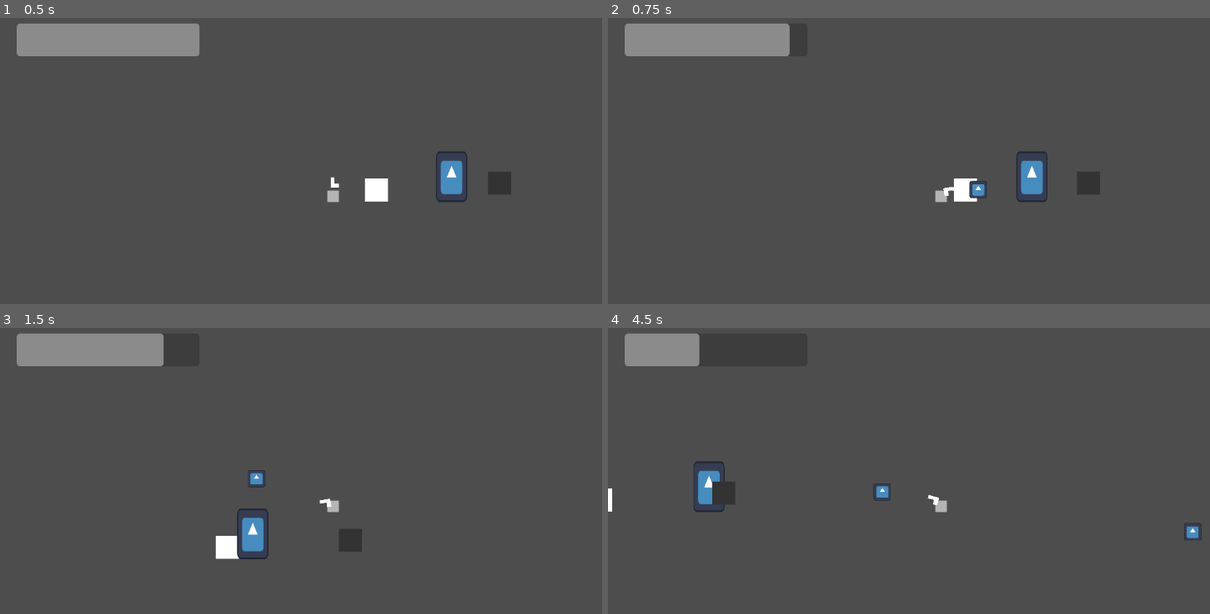
Above: before the commit, frames 1-4 (two rows, left to right).
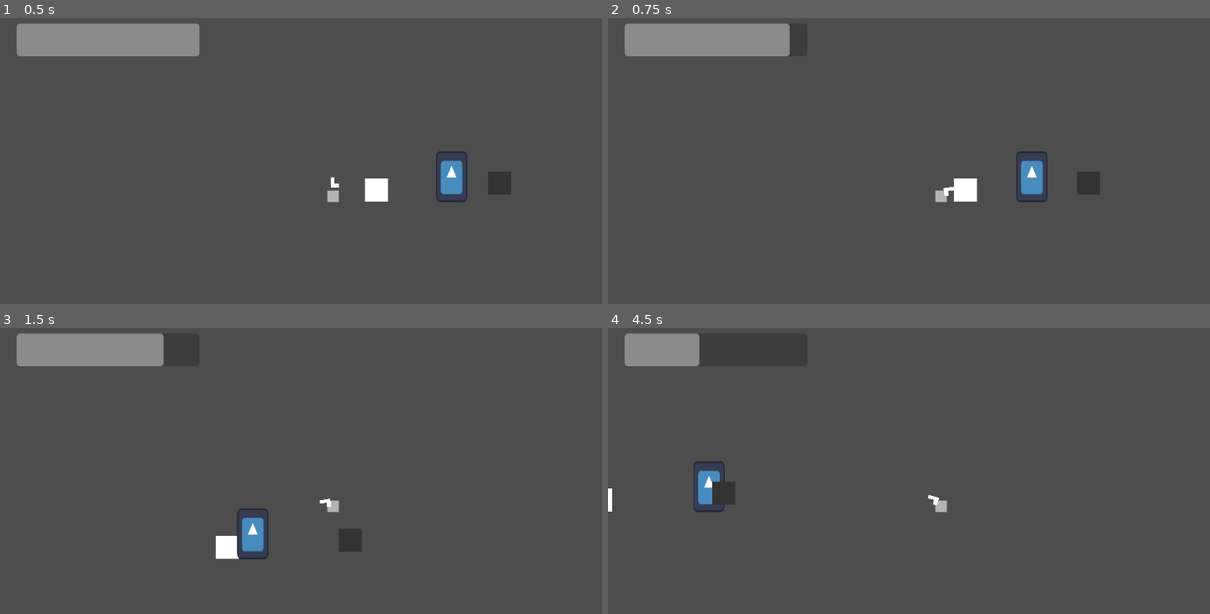
Above: after the commit, the same moments.

Repository: Newait/Mechanical_Revolution
Game: Godot game, scene res://scenes/game.tscn
Same seed, same stepped clock (60 frames per second), same inputs: the game is played once before the commit and once after it. The project has no main scene, so this scene is started directly. The engine's default icon, where the game draws it, is replaced by a stand-in: a white triangle on a blue panel in a dark square.
Inputs (mouse positions are in pixels of both pictures, inside the frame that each line leads up to):
- Up to frame 1 (0.5 s): no input
- Up to frame 2 (0.75 s): move the mouse to (1089, 178) at 0.52 s; hold Right (move_right) from 0.53 s (still down); click (1089, 178) at 0.6 s
- Up to frame 3 (1.5 s): keep holding Right (move_right); tap Space (jump) at 0.77 s; move the mouse to (198, 525) at 1.27 s; click (198, 525) at 1.35 s
- Up to frame 4 (4.5 s): tap Space (jump) at 1.52, 3.02, 3.77 s; move the mouse to (1005, 425) at 2.02 s; release Right (move_right) at 2.03 s; hold Left (move_left) 2.03-2.78 s; click (1005, 425) at 2.1 s; move the mouse to (909, 579) at 2.77 s; hold Right (move_right) 2.78-4.28 s; click (909, 579) at 2.85 s; move the mouse to (1143, 562) at 3.52 s; click (1143, 562) at 3.6 s; move the mouse to (740, 450) at 4.27 s; hold Left (move_left) from 4.28 s (still down); click (740, 450) at 4.35 s

Frame 1 is identical in both runs. In frame 2, 0.1% of the frame differs, in the area x 59-63%, y 56-64%; in frame 3, 0.1%; in frame 4, 0.2%, in the area x 44-99%, y 54-75%.
Error after the commit: Cannot call method 'instantiate' on a null value. (res://scripts/weapontest.gd:24)

Commit message:
Tuff things

Diff:
--- a/mechanical-revolution/scenes/laser_weapon.tscn
+++ b/mechanical-revolution/scenes/laser_weapon.tscn
@@ -1,12 +1,12 @@
 [gd_scene load_steps=3 format=3 uid="uid://cq3pkksnq5ke0"]
 
-[ext_resource type="Script" uid="uid://bomw3km7rsfkn" path="res://scripts/weapontest.gd" id="1_dhtfa"]
-[ext_resource type="PackedScene" uid="uid://5qcaepgahbcv" path="res://scenes/player_projectile.tscn" id="2_b7gsj"]
+[ext_resource type="Script" uid="uid://frpsp54ofiy" path="res://scripts/laser_weapon.gd" id="1_nblfd"]
+[ext_resource type="PackedScene" path="res://scenes/laser.tscn" id="2_dhtfa"]
 
 [node name="LaserWeapon" type="Node2D"]
 scale = Vector2(0.46, 0.46)
-script = ExtResource("1_dhtfa")
-projectile = ExtResource("2_b7gsj")
+script = ExtResource("1_nblfd")
+laser = ExtResource("2_dhtfa")
 
 [node name="Handle" type="ColorRect" parent="."]
 unique_name_in_owner = true
--- a/mechanical-revolution/scenes/weapon.tscn
+++ b/mechanical-revolution/scenes/weapon.tscn
@@ -1,13 +1,10 @@
-[gd_scene load_steps=3 format=3 uid="uid://b7rgtrys6bi5g"]
+[gd_scene load_steps=2 format=3 uid="uid://b7rgtrys6bi5g"]
 
 [ext_resource type="Script" uid="uid://bomw3km7rsfkn" path="res://scripts/weapontest.gd" id="1_xasec"]
-[ext_resource type="PackedScene" uid="uid://5qcaepgahbcv" path="res://scenes/player_projectile.tscn" id="2_uxn4k"]
 
 [node name="Weapon" type="Node2D"]
 scale = Vector2(0.46, 0.46)
 script = ExtResource("1_xasec")
-projectile = ExtResource("2_uxn4k")
-flippedH = null
 
 [node name="Handle" type="ColorRect" parent="."]
 unique_name_in_owner = true
--- a/mechanical-revolution/scripts/laser_weapon.gd
+++ b/mechanical-revolution/scripts/laser_weapon.gd
@@ -1,8 +1,6 @@
 class_name LaserWeapon extends Weapon
-@export var laser := PackedScene
+@export var laser : PackedScene
 
-func _ready() -> void:
-	pass
 
-func flipH() -> void:
-	print("break stuff no work")
+func fire(lookVector:Vector2) -> void:
+	add_child(laser.instantiate())
Not shown, changed: mechanical-revolution/assets/Sprite-0001-Sheet.png.import
Not shown, changed: mechanical-revolution/assets/robot 1.png.import
